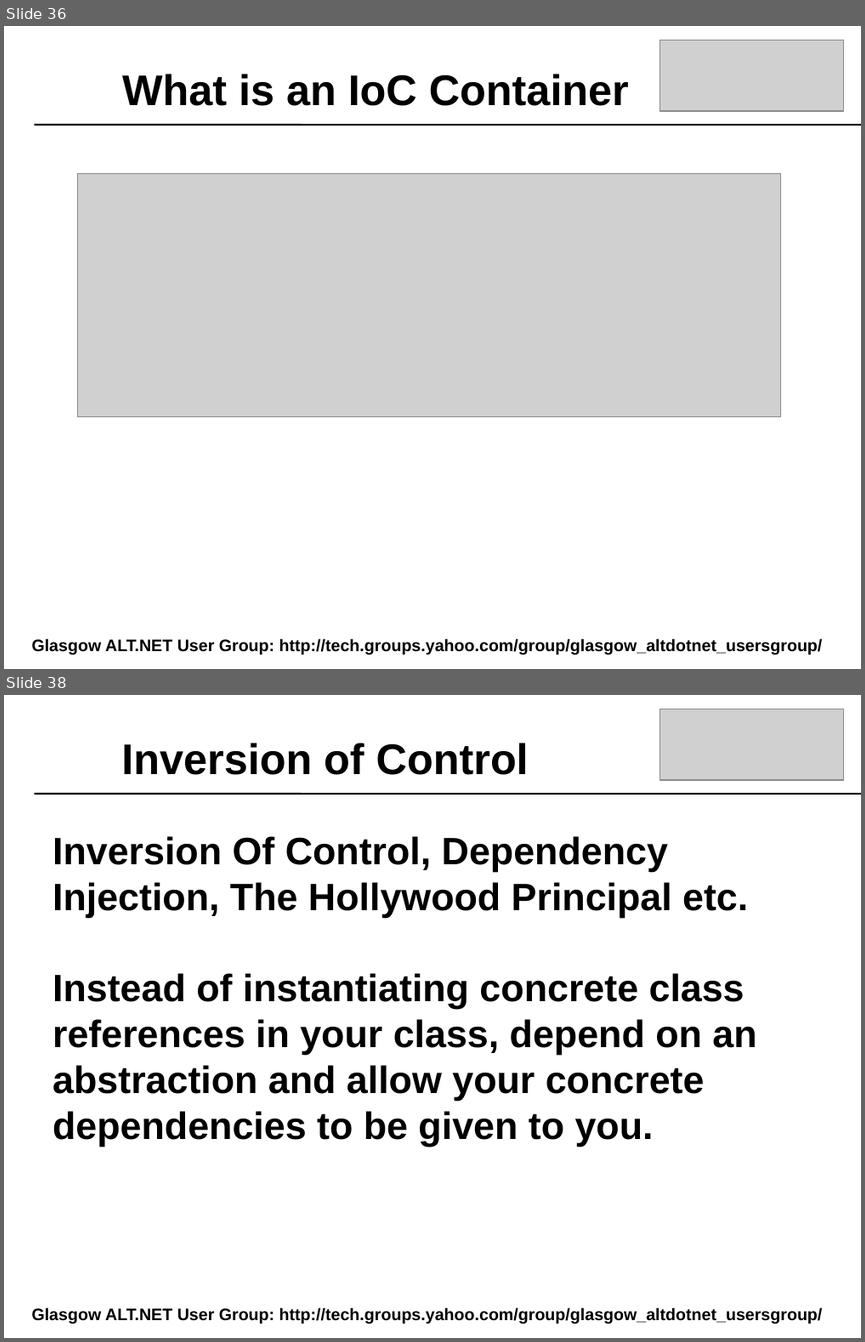
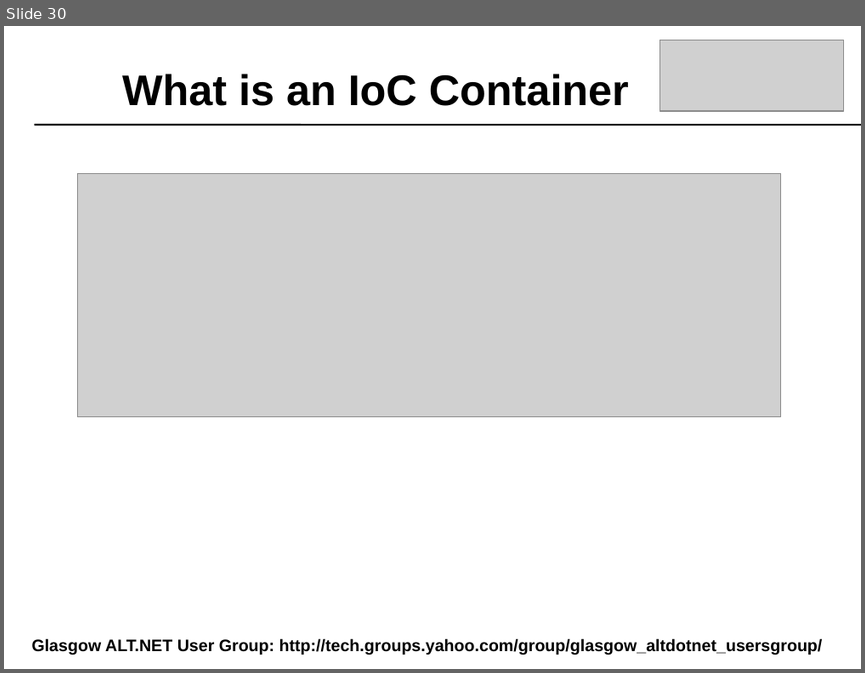
Before and after one commit to craignicol/scotaltdotnet, a slide deck: belfast/IOC-TDD-And Testability.ppt. Shown one above the other, each under a label of ours: slides 36 and 38 before the commit, slide 30 after it; the slides between them are not shown. The pictures are 865x1342 and 865x673 pixels, drawn with LibreOffice and Linux fonts; fonts in the diff are those of the drawing; grey boxes stand for pictures; background and template pictures are left out. Boxes give left, top, right and bottom in pixels: in the first picture for what was removed or moved away, otherwise in the second. Text is boxed around its words. In the diff, an @@ line names an element or a change of style, - is before the commit and + after.

```diff
--- a/belfast/IOC-TDD-And Testability.ppt
+++ b/belfast/IOC-TDD-And Testability.ppt
@@ slide 38 removed at box(4, 695, 861, 1338), background picture (left out) @@
@@ picture removed at box(660, 709, 844, 780) @@
@@ text removed at box(121, 743, 528, 775) @@
-Inversion of Control
@@ line removed from (34, 794) to (861, 794) @@
@@ text removed at box(52, 836, 756, 1146) @@
-Inversion Of Control, Dependency Injection, The Hollywood Principal etc.
-Instead of instantiating concrete class references in your class, depend on an abstraction and allow your concrete dependencies to be given to you.
@@ text removed at box(32, 1307, 823, 1323) @@
-Glasgow ALT.NET User Group: http://tech.groups.yahoo.com/group/glasgow_altdotnet_usersgroup/
@@ what was slide 36 is now slide 30 @@
```
Also in this commit, not shown: 4 slides changed, 3 other slides removed, 3 other files.
